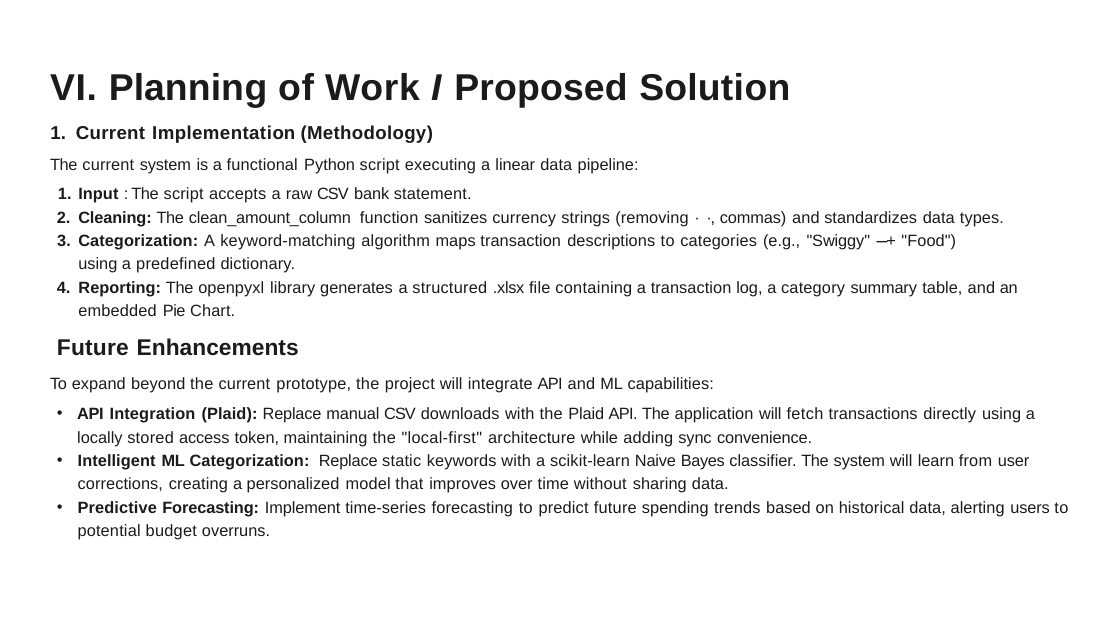
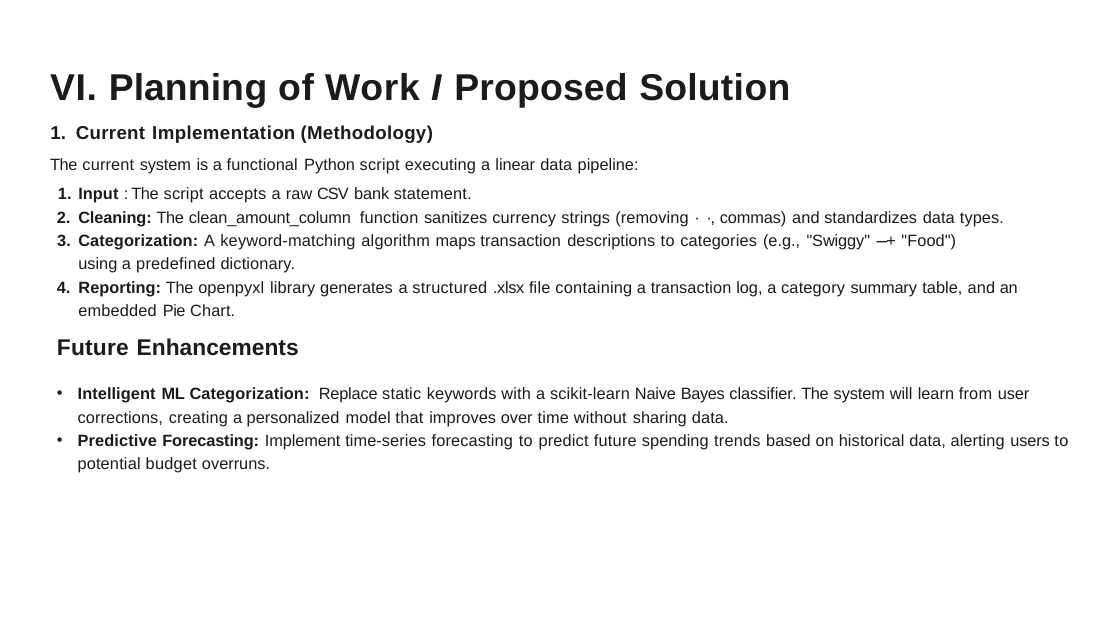
Before and after one commit to Piyush2232/PBL-Project-Based-Learning-, a slide deck: slide 7 of Reports&ppts/PBL.pptx. Drawn at 1120x630 pixels with LibreOffice and Linux fonts; fonts in the diff are those of the drawing. Boxes give left, top, right and bottom in pixels: in the first picture for what was removed or moved away, otherwise in the second. Text is boxed around its words. In the diff, an @@ line names an element or a change of style, - is before the commit and + after.

Commit message:
feat: Add PBL.pptx.

```diff
--- a/Reports&ppts/PBL.pptx
+++ b/Reports&ppts/PBL.pptx
@@ text at (50,377,1035,446): paragraphs removed @@
-To expand beyond the current prototype, the project will integrate API and ML capabilities:
-• API Integration (Plaid): Replace manual CSV downloads with the Plaid API. The application will fetch transactions directly using a locally stored access token, maintaining the "local-first" architecture while adding sync convenience.
```
Also in this commit, not shown: 1 other file.
